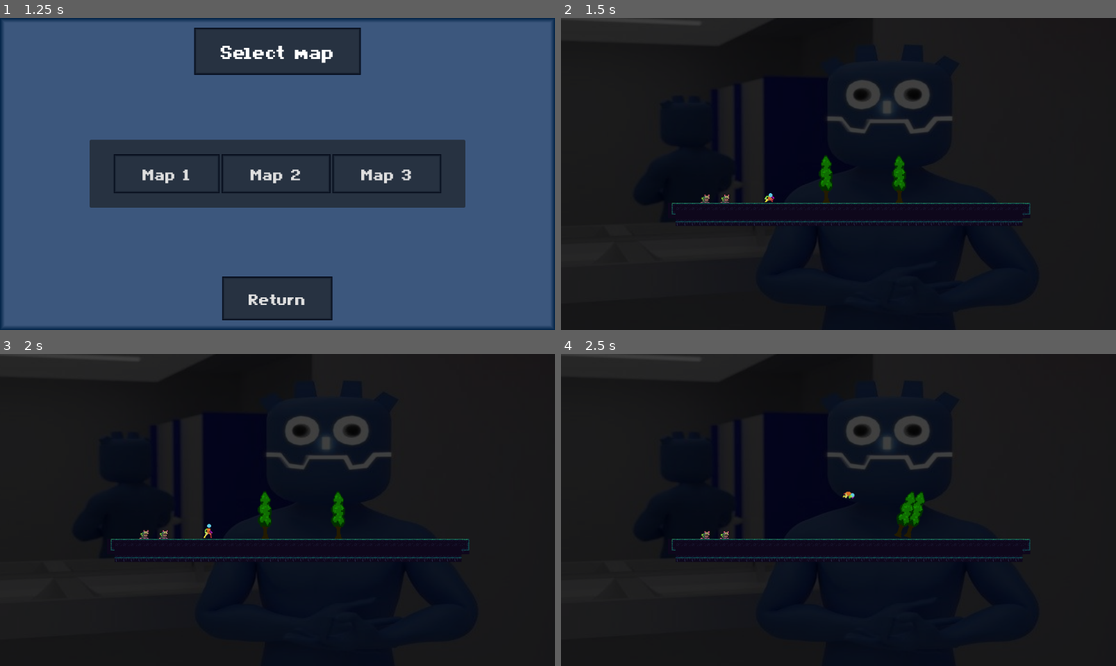
Above: before the commit, frames 1-4 (two rows, left to right).
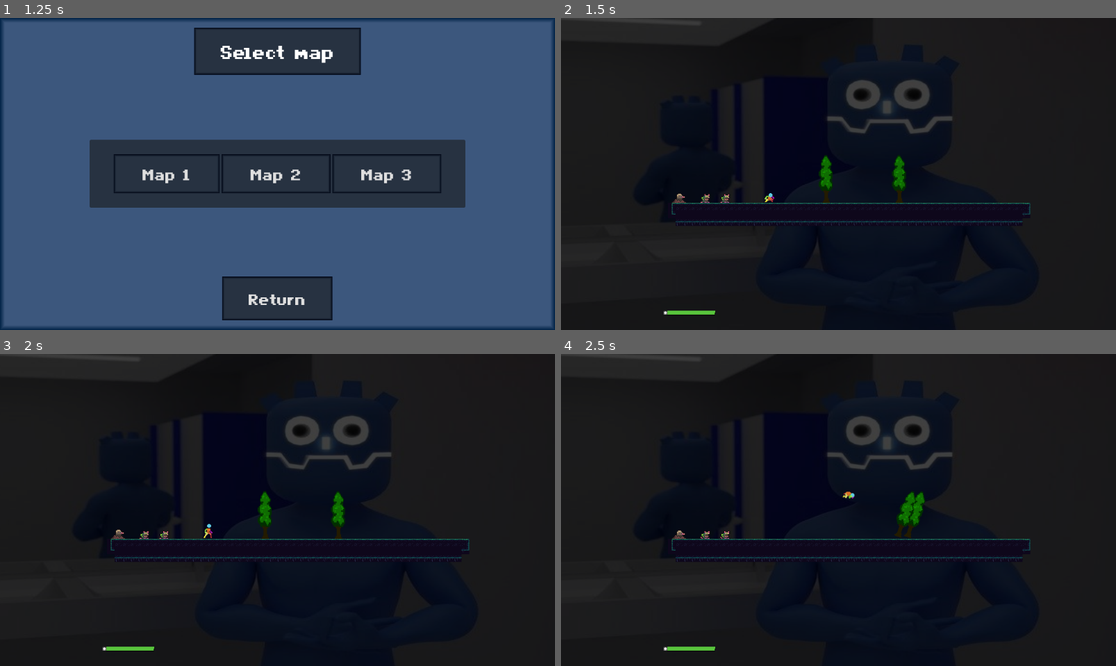
Above: after the commit, the same moments.

Repository: Dacosa/pre-alpha
Game: Godot game, scene res://UI/main_ui.tscn
The game is run twice, just before and just after one commit, with the same random seed, the same clock (stepped at 60 frames per second) and the same inputs.
Inputs:
- Up to frame 1 (1.25 s): click "Play game :D" at 0.5 s
- Up to frame 2 (1.5 s): click "Map 1" at 1.25 s
- Up to frame 3 (2 s): no input
- Up to frame 4 (2.5 s): hold D (move_right) from 2.03 s (still down); tap E (Pick) at 2.1 s; tap Space (jump) at 2.27 s

Frame 1 is identical in both runs. In frame 2, 0.2% of the frame differs, in the area x 18-31%, y 56-96%; in frame 3, 0.2%; in frame 4, 0.2%.

Commit message:
healthbar
Se introdujo una barra de vida provisoria y tiempo de invencibilidad luego de recibir daño

Diff:
--- /dev/null
+++ b/Scenes/damage_area_mole.tscn
@@ -0,0 +1,113 @@
+[gd_scene load_steps=7 format=3 uid="uid://wooqlqccvcu6"]
+
+[ext_resource type="Script" path="res://Scripts/damage_area_mole.gd" id="1_gmjsw"]
+[ext_resource type="Texture2D" uid="uid://cl0klsmyj7m83" path="res://Assets/Vermin Free Asset Pack/Animations/Tunneling Mole/TunnelingMoleSideIdle.png" id="1_h0h8l"]
+
+[sub_resource type="RectangleShape2D" id="RectangleShape2D_ib8uw"]
+size = Vector2(18, 21)
+
+[sub_resource type="Animation" id="Animation_alo1r"]
+length = 0.001
+tracks/0/type = "value"
+tracks/0/imported = false
+tracks/0/enabled = true
+tracks/0/path = NodePath("Sprite2D:frame")
+tracks/0/interp = 1
+tracks/0/loop_wrap = true
+tracks/0/keys = {
+"times": PackedFloat32Array(0),
+"transitions": PackedFloat32Array(1),
+"update": 1,
+"values": [0]
+}
+tracks/1/type = "value"
+tracks/1/imported = false
+tracks/1/enabled = true
+tracks/1/path = NodePath("Sprite2D:scale")
+tracks/1/interp = 1
+tracks/1/loop_wrap = true
+tracks/1/keys = {
+"times": PackedFloat32Array(0),
+"transitions": PackedFloat32Array(1),
+"update": 0,
+"values": [Vector2(-2, 2)]
+}
+tracks/2/type = "value"
+tracks/2/imported = false
+tracks/2/enabled = true
+tracks/2/path = NodePath("CollisionShape2D:position")
+tracks/2/interp = 1
+tracks/2/loop_wrap = true
+tracks/2/keys = {
+"times": PackedFloat32Array(0),
+"transitions": PackedFloat32Array(1),
+"update": 0,
+"values": [Vector2(3, 5)]
+}
+
+[sub_resource type="Animation" id="Animation_birq8"]
+resource_name = "standard"
+length = 8.0
+loop_mode = 1
+step = 1.0
+tracks/0/type = "value"
+tracks/0/imported = false
+tracks/0/enabled = true
+tracks/0/path = NodePath("Sprite2D:frame")
+tracks/0/interp = 1
+tracks/0/loop_wrap = true
+tracks/0/keys = {
+"times": PackedFloat32Array(0, 1, 2, 3, 4, 5, 6, 7),
+"transitions": PackedFloat32Array(1, 1, 1, 1, 1, 1, 1, 1),
+"update": 1,
+"values": [0, 1, 2, 3, 0, 1, 2, 3]
+}
+tracks/1/type = "value"
+tracks/1/imported = false
+tracks/1/enabled = true
+tracks/1/path = NodePath("Sprite2D:scale")
+tracks/1/interp = 1
+tracks/1/loop_wrap = true
+tracks/1/keys = {
+"times": PackedFloat32Array(0, 4),
+"transitions": PackedFloat32Array(1e-05, 1e-05),
+"update": 0,
+"values": [Vector2(-2, 2), Vector2(2, 2)]
+}
+tracks/2/type = "value"
+tracks/2/imported = false
+tracks/2/enabled = true
+tracks/2/path = NodePath("CollisionShape2D:position")
+tracks/2/interp = 1
+tracks/2/loop_wrap = true
+tracks/2/keys = {
+"times": PackedFloat32Array(0, 4),
+"transitions": PackedFloat32Array(1.5797e-05, 1e-05),
+"update": 0,
+"values": [Vector2(-3, 5), Vector2(3, 5)]
+}
+
+[sub_resource type="AnimationLibrary" id="AnimationLibrary_6mxc8"]
+_data = {
+"RESET": SubResource("Animation_alo1r"),
+"standard": SubResource("Animation_birq8")
+}
+
+[node name="DamageArea_Mole" type="Area2D"]
+script = ExtResource("1_gmjsw")
+
+[node name="CollisionShape2D" type="CollisionShape2D" parent="."]
+position = Vector2(3, 5)
+shape = SubResource("RectangleShape2D_ib8uw")
+
+[node name="Sprite2D" type="Sprite2D" parent="."]
+texture_filter = 1
+scale = Vector2(-2, 2)
+texture = ExtResource("1_h0h8l")
+hframes = 4
+
+[node name="AnimationPlayer" type="AnimationPlayer" parent="."]
+autoplay = "standard"
+libraries = {
+"": SubResource("AnimationLibrary_6mxc8")
+}
--- a/Scenes/main.tscn
+++ b/Scenes/main.tscn
@@ -1,12 +1,13 @@
-[gd_scene load_steps=14 format=3 uid="uid://bi808k403yhv3"]
-
-[ext_resource type="PackedScene" uid="uid://2xq5yk7m3idj" path="res://Scenes/player.tscn" id="2_rojcc"]
+[gd_scene load_steps=15 format=3 uid="uid://bi808k403yhv3"]
+
+[ext_resource type="PackedScene" uid="uid://dvnt6bf4o56gb" path="res://Scenes/player.tscn" id="2_rojcc"]
 [ext_resource type="Texture2D" uid="uid://b2p3nuyd08ksn" path="res://Assets/Adve tileset/tiles.png" id="3_hkt7m"]
 [ext_resource type="Texture2D" uid="uid://bess2p3kb1xfi" path="res://Assets/Image10000_scaled_4x_pngcrushed.png" id="4_41bsd"]
 [ext_resource type="Script" path="res://Scripts/primerObjeto.gd" id="4_h286x"]
 [ext_resource type="PackedScene" uid="uid://bnea8t7vqcmj5" path="res://Scenes/Hurtbox.tscn" id="5_1ihx6"]
 [ext_resource type="Texture2D" uid="uid://dtu40hnx5ywtp" path="res://Assets/bg.jpg" id="6_h0udu"]
 [ext_resource type="PackedScene" uid="uid://csyuh64ak4dcg" path="res://Scenes/pickable.tscn" id="7_wd8we"]
+[ext_resource type="PackedScene" uid="uid://wooqlqccvcu6" path="res://Scenes/damage_area_mole.tscn" id="8_my85j"]
 
 [sub_resource type="TileSetAtlasSource" id="TileSetAtlasSource_xw5qx"]
 texture = ExtResource("3_hkt7m")
@@ -596,10 +597,13 @@
 position = Vector2(18, -124)
 
 [node name="pickablebox" parent="." instance=ExtResource("7_wd8we")]
-position = Vector2(-258, -85)
+position = Vector2(-258, -79)
 
 [node name="pickablebox2" parent="." instance=ExtResource("7_wd8we")]
-position = Vector2(-217, -85)
+position = Vector2(-217, -79)
+
+[node name="DamageArea_Mole" parent="." instance=ExtResource("8_my85j")]
+position = Vector2(-313, -79)
 
 [connection signal="area_entered" from="Objeto/Area2D" to="Objeto" method="_on_area_2d_area_entered"]
 [connection signal="area_entered" from="Objeto2/Area2D" to="Objeto2" method="_on_area_2d_area_entered"]
--- a/Scenes/pickable.tscn
+++ b/Scenes/pickable.tscn
@@ -22,9 +22,9 @@
 
 [sub_resource type="Animation" id="Animation_n8xmr"]
 resource_name = "idle"
-length = 4.0
+length = 2.0
 loop_mode = 1
-step = 1.0
+step = 0.5
 tracks/0/type = "value"
 tracks/0/imported = false
 tracks/0/enabled = true
@@ -32,7 +32,7 @@
 tracks/0/interp = 1
 tracks/0/loop_wrap = true
 tracks/0/keys = {
-"times": PackedFloat32Array(0, 1, 2, 3),
+"times": PackedFloat32Array(0, 0.5, 1, 1.5),
 "transitions": PackedFloat32Array(1, 1, 1, 1),
 "update": 1,
 "values": [0, 1, 2, 3]
--- a/Scenes/player.tscn
+++ b/Scenes/player.tscn
@@ -10,6 +10,7 @@
 [ext_resource type="Texture2D" uid="uid://bv15qf3c51bnt" path="res://Assets/Asset Pack-V2/Player Roll/Player Roll 48x48.png" id="7_eo0oj"]
 [ext_resource type="Texture2D" uid="uid://g6v7upk22cnp" path="res://Assets/Asset Pack-V3/Player Punch/Player Punch 64x64.png" id="9_672is"]
 [ext_resource type="Texture2D" uid="uid://cwnflsdw2q17u" path="res://Assets/Asset Pack-V3/Player Hurt-Damaged/Player Hurt 48x48.png" id="9_iufth"]
+[ext_resource type="PackedScene" uid="uid://bu010pigrp6cn" path="res://UI/healthbar.tscn" id="11_i6nxp"]
 [ext_resource type="PackedScene" uid="uid://b120m3tynpm8" path="res://UI/pause_menu.tscn" id="11_kjvca"]
 
 [sub_resource type="CapsuleShape2D" id="CapsuleShape2D_5nvh0"]
@@ -856,6 +857,8 @@
 
 [node name="CanvasLayer" type="CanvasLayer" parent="."]
 
+[node name="healthbar" parent="CanvasLayer" instance=ExtResource("11_i6nxp")]
+
 [node name="PauseMenu" parent="CanvasLayer" instance=ExtResource("11_kjvca")]
 
 [node name="pickablearea" type="Area2D" parent="."]
@@ -865,4 +868,9 @@
 [node name="CollisionShape2D" type="CollisionShape2D" parent="pickablearea"]
 shape = SubResource("CircleShape2D_g00px")
 
+[node name="Timer" type="Timer" parent="."]
+autostart = true
+
+[connection signal="timeout" from="Timer" to="." method="_on_timer_timeout"]
+
 [editable path="Pivot/PuchHitbox"]
--- a/Scripts/Player.gd
+++ b/Scripts/Player.gd
@@ -29,6 +29,16 @@
 var pickable: Pickable = null
 var grabbed = false
 
+const rest_time = 2
+var time = rest_time
+const MAX_HEALTH = 100
+var health = 100:
+	set(value):
+		health = value
+		healthbar.set_health(health)
+	get:
+		return health
+
 
 @onready var pivot = $Pivot
 @onready var animation_player = $AnimationPlayer
@@ -36,26 +46,29 @@
 @onready var playback = animation_tree.get("parameters/playback")
 @onready var punch_hitbox = $Pivot/PuchHitbox
 
-
+#Pickable
 @onready var pickablemarker = $Pivot/pickablemarker
 @onready var pickablearea = $pickablearea
 
+@onready var healthbar = $CanvasLayer/healthbar
+
 
 func _ready():
 	animation_tree.active = true
 
 	punch_hitbox.body_entered.connect(_on_body_entered)
 #	Engine.time_scale = 0.2
-
-
 
 	#Pickable
 	pickablearea.body_entered.connect(_on_pickable_enter)
 	pickablearea.body_exited.connect(_on_pickable_exit)
-#	Engine.time_scale = 0.2
+
+
 
 func hit():
 	pass
+
+
 
 func _physics_process(delta):
 
@@ -180,16 +193,32 @@
 		pickable.global_position = lerp(pickable.global_position, pickablemarker.global_position , 0.4)
 
 
+
 func _on_body_entered(body: Node):
 	if body.has_method("push"):
 		body.push(strength * direction, Input.get_vector("move_left", "move_right", "move_up", "move_down"))
+
 
 
 # Pickable object
 func _on_pickable_enter(body: Node):
 	if body is Pickable and not grabbed:
 		pickable = body
-
 func _on_pickable_exit(body: Node):
 	if body == pickable and not grabbed:
 		pickable = null
+
+
+
+#healthbar, damage
+func take_damage():
+	if health > 0 and time == rest_time:
+		health -= 10
+		time = 0
+	else:
+		return
+func _on_timer_timeout():
+	if time < rest_time:
+		time +=1
+	else:
+		pass
--- /dev/null
+++ b/Scripts/damage_area_mole.gd
@@ -0,0 +1,11 @@
+extends Area2D
+
+
+
+func _ready():
+	body_entered.connect(_on_body_entered)
+
+
+func _on_body_entered(body: Node):
+	if body.has_method("take_damage"):
+		body.take_damage()
--- /dev/null
+++ b/UI/healthbar.gd
@@ -0,0 +1,8 @@
+extends MarginContainer
+
+
+@onready var texture_progress_bar = $TextureProgressBar
+
+
+func set_health(value):
+	texture_progress_bar.value = value
--- /dev/null
+++ b/UI/healthbar.tscn
@@ -0,0 +1,24 @@
+[gd_scene load_steps=4 format=3 uid="uid://bu010pigrp6cn"]
+
+[ext_resource type="Script" path="res://UI/healthbar.gd" id="1_onvjy"]
+[ext_resource type="Texture2D" uid="uid://dhjhdit86dkhr" path="res://Assets/Health Bar Asset Pack 2 by Adwit Rahman/greenbar (3).png" id="2_sr3ho"]
+[ext_resource type="Texture2D" uid="uid://bolin5xnr1hnh" path="res://Assets/Health Bar Asset Pack 2 by Adwit Rahman/greenbar (2).png" id="3_1shaw"]
+
+[node name="healthbar" type="MarginContainer"]
+anchors_preset = 9
+anchor_bottom = 1.0
+offset_right = 535.0
+grow_vertical = 2
+theme_override_constants/margin_top = 30
+theme_override_constants/margin_bottom = 30
+script = ExtResource("1_onvjy")
+
+[node name="TextureProgressBar" type="TextureProgressBar" parent="."]
+texture_filter = 1
+layout_mode = 2
+size_flags_horizontal = 4
+size_flags_vertical = 8
+step = 0.01
+value = 100.0
+texture_under = ExtResource("2_sr3ho")
+texture_progress = ExtResource("3_1shaw")
Binary file added: Assets/Health Bar Asset Pack 2 by Adwit Rahman/Darkupdate.png
Not shown, added: Assets/Health Bar Asset Pack 2 by Adwit Rahman/Darkupdate.png.import
Binary file added: Assets/Health Bar Asset Pack 2 by Adwit Rahman/HealthBar DARK.png
Not shown, added: Assets/Health Bar Asset Pack 2 by Adwit Rahman/HealthBar DARK.png.import
Binary file added: Assets/Health Bar Asset Pack 2 by Adwit Rahman/beer (1).png
Not shown, added: Assets/Health Bar Asset Pack 2 by Adwit Rahman/beer (1).png.import
Binary file added: Assets/Health Bar Asset Pack 2 by Adwit Rahman/beer (2).png
Not shown, added: Assets/Health Bar Asset Pack 2 by Adwit Rahman/beer (2).png.import
Binary file added: Assets/Health Bar Asset Pack 2 by Adwit Rahman/beer (3).png
Not shown, added: Assets/Health Bar Asset Pack 2 by Adwit Rahman/beer (3).png.import
Not shown, added: Assets/Health Bar Asset Pack 2 by Adwit Rahman/desktop.ini
Binary file added: Assets/Health Bar Asset Pack 2 by Adwit Rahman/greenbar (1).png
(and 19 more such lines)
